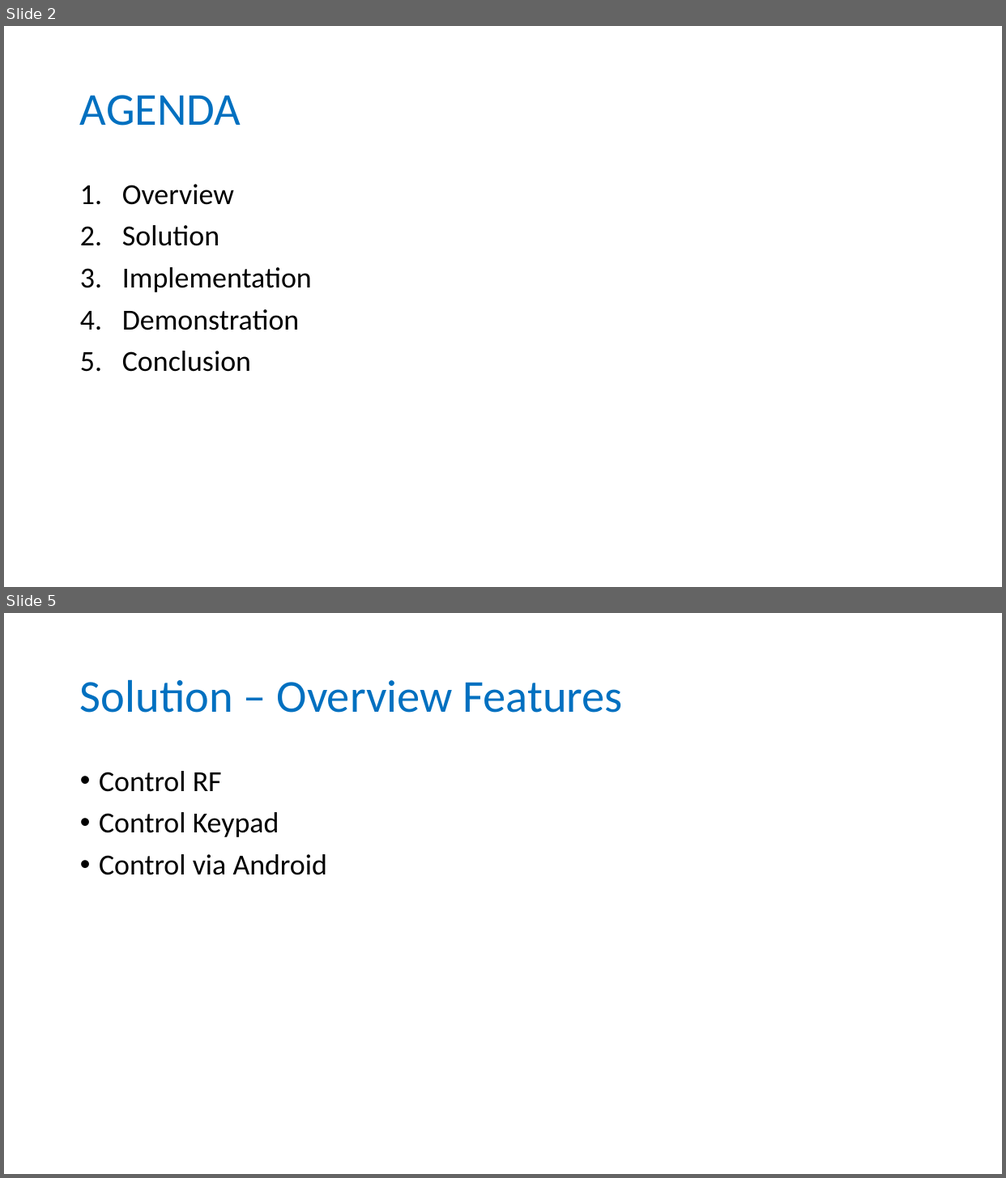
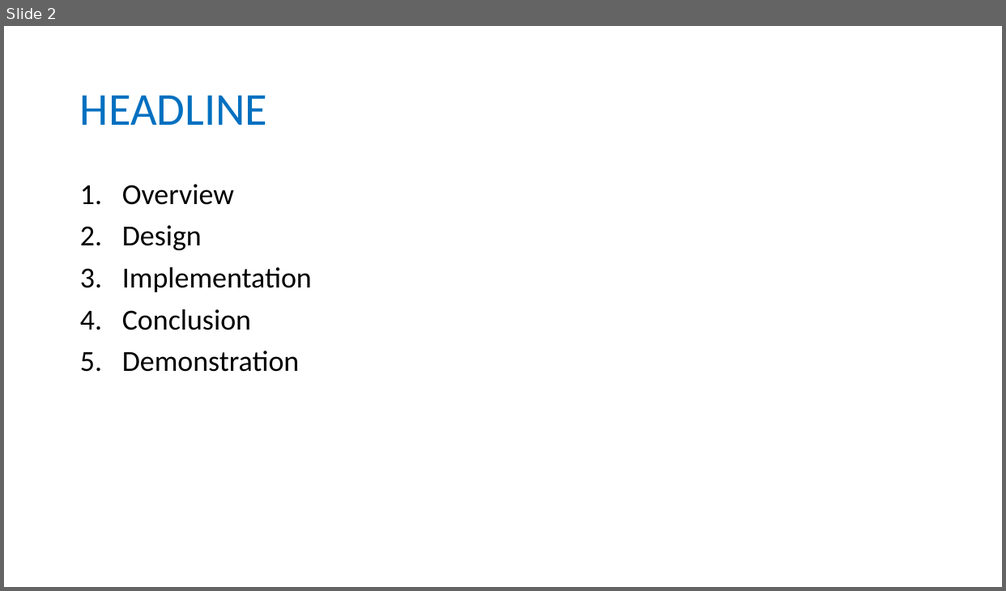
Before and after one commit to longhoang0304/DCDCS_Documentation, a slide deck: Final-Presentation.pptx. Shown one above the other, each under a label of ours: slides 2 and 5 before the commit, slide 2 after it; the slides between them are not shown. The pictures are 1006x1178 and 1006x591 pixels, drawn with LibreOffice and Linux fonts; fonts in the diff are those of the drawing. Boxes give left, top, right and bottom in pixels: in the first picture for what was removed or moved away, otherwise in the second. Text is boxed around its words. In the diff, an @@ line names an element or a change of style, - is before the commit and + after.

```diff
--- a/Final-Presentation.pptx
+++ b/Final-Presentation.pptx
@@ slide 5 removed at <box>4,613,1002,1174</box>, background #FFFFFF @@
@@ title removed at <box>80,679,622,713</box> @@
-Solution – Overview Features
@@ text removed at <box>99,771,327,875</box> @@
-• Control RF
-• Control Keypad
-• Control via Android
@@ slide 2 changed as well @@
@@ title at <box>80,95,267,125</box>: text changed @@
-AGENDA
+HEADLINE
@@ text at <box>122,225,202,250</box>: text changed @@
-2. Solution
+2. Design
@@ text at <box>122,310,251,331</box>: paragraph added @@
+4. Conclusion
@@ text at <box>122,351,251,372</box>: paragraph removed @@
-5. Conclusion
```
Also in this commit, not shown: 3 other slides changed, 31 slides added, 10 other slides removed, 2 other files.
